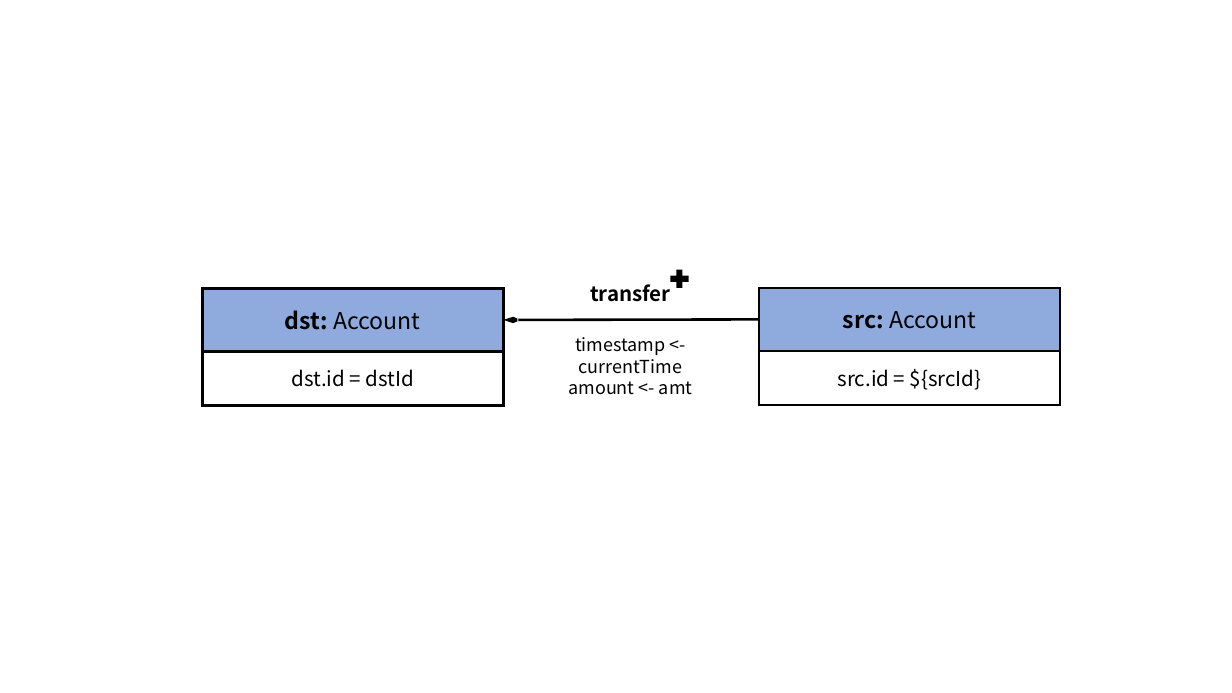
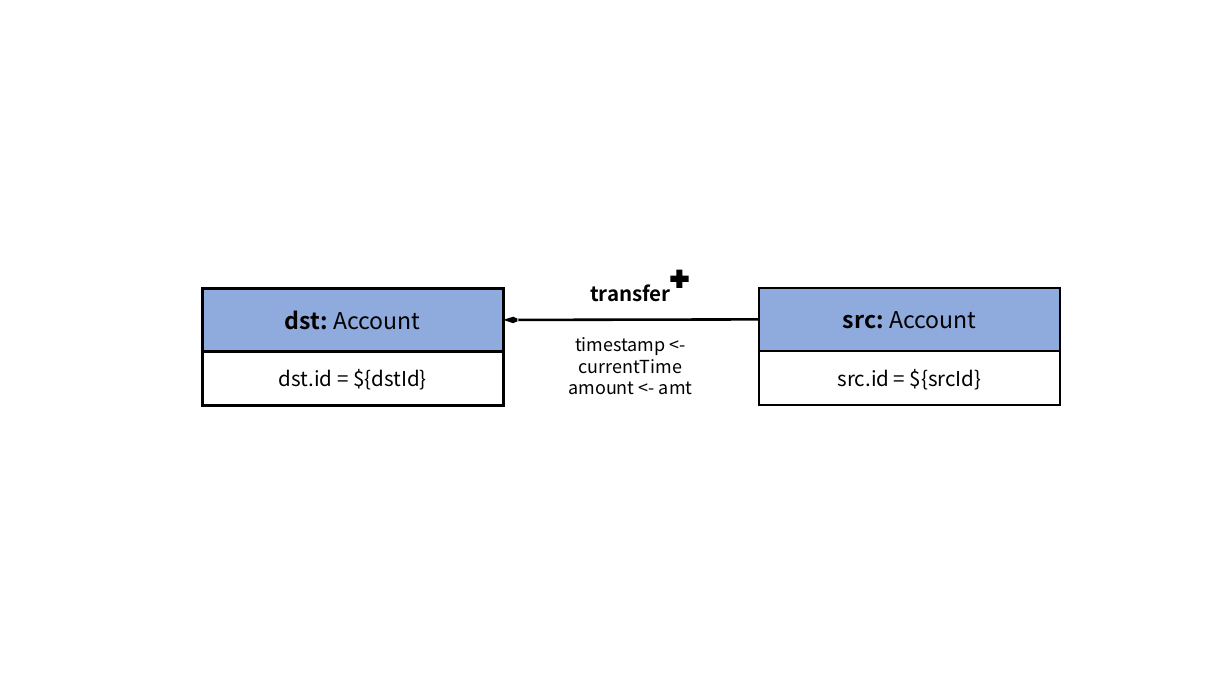
Before and after one commit to ldbc/ldbc_finbench_docs, a slide deck: slide 3 of patterns/transaction-write.pptx. Drawn at 1232x693 pixels with LibreOffice and Linux fonts; fonts in the diff are those of the drawing. Boxes give left, top, right and bottom in pixels: in the first picture for what was removed or moved away, otherwise in the second. Text is boxed around its words. In the diff, an @@ line names an element or a change of style, - is before the commit and + after.

```diff
--- a/patterns/transaction-write.pptx
+++ b/patterns/transaction-write.pptx
@@ text in rectangle at [279, 369, 426, 390]: text changed @@
-dst.id = dstId
+dst.id = ${dstId}
```
Also in this commit, not shown: 2 other slides changed, 17 other files.
